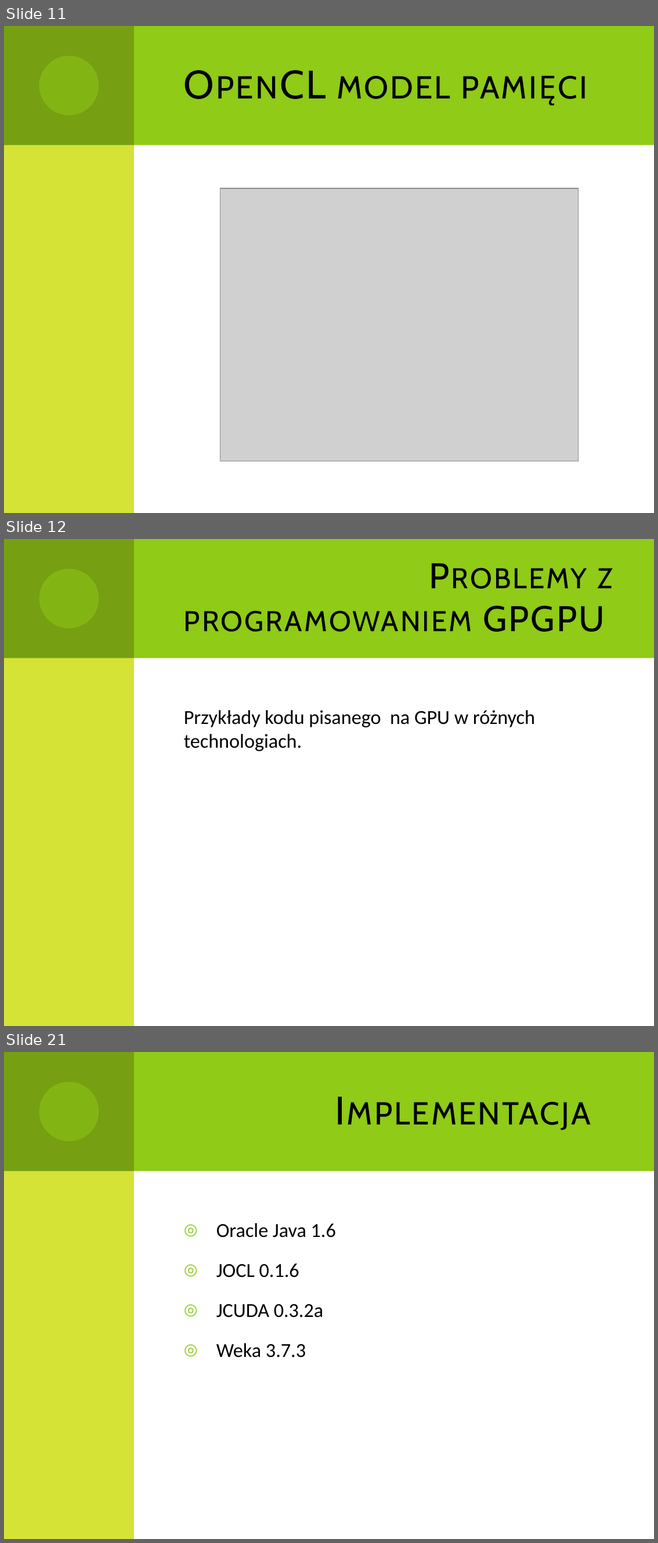
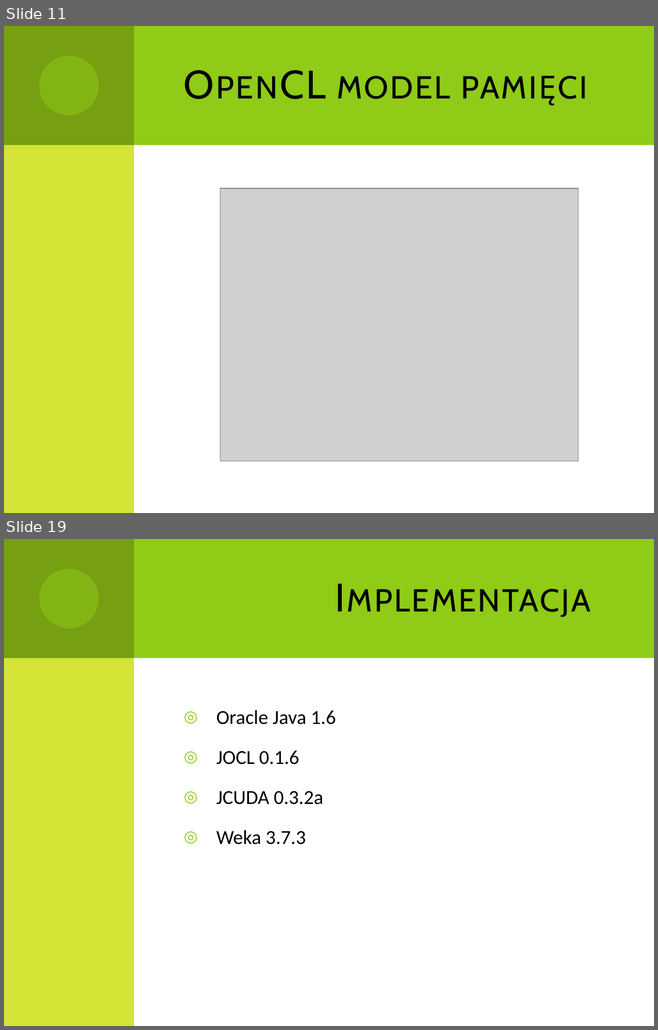
Before and after one commit to Dzess/DMARF, a slide deck: presentation/GPGPU_in_data_minig.pptx. Shown one above the other, each under a label of ours: slides 11, 12 and 21 before the commit, slides 11 and 19 after it; the slides between them are not shown. The pictures are 658x1543 and 658x1030 pixels, drawn with LibreOffice and Linux fonts; fonts in the diff are those of the drawing; grey boxes stand for pictures. Boxes give left, top, right and bottom in pixels: in the first picture for what was removed or moved away, otherwise in the second. Text is boxed around its words. In the diff, an @@ line names an element or a change of style, - is before the commit and + after.

```diff
--- a/presentation/GPGPU_in_data_minig.pptx
+++ b/presentation/GPGPU_in_data_minig.pptx
@@ slide 12 removed at (4, 539, 654, 1026), background #FFFFFF; not listed: 4 template elements that a slide beside it also shows @@
@@ title removed at (184, 568, 613, 632) @@
-Problemy z programowaniem GPGPU
@@ text removed at (184, 710, 535, 751) @@
-Przykłady kodu pisanego na GPU w różnych technologiach.
@@ what was slide 21 is now slide 19 @@
```
Also in this commit, not shown: 5 slides changed, 4 slides added, 5 other slides removed.
